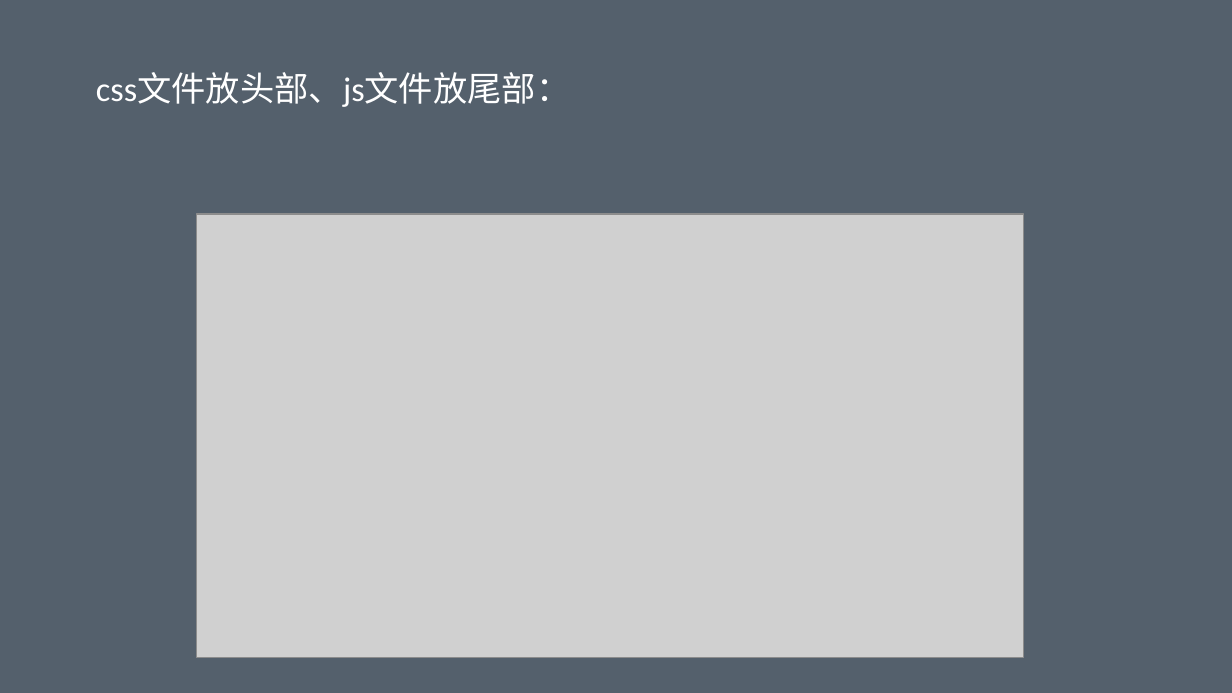
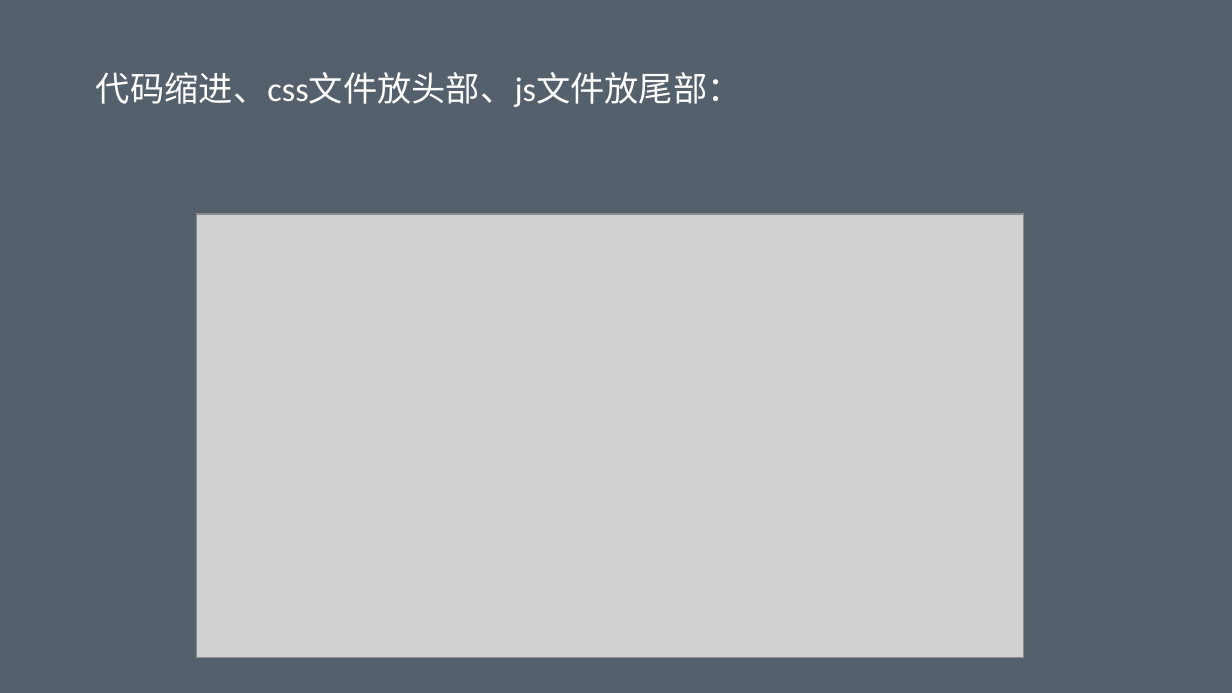
Before and after one commit to geekww/corlex, a slide deck: slide 7 of 前端开发规范.pptx. Drawn at 1232x693 pixels with LibreOffice and Linux fonts; fonts in the diff are those of the drawing; grey boxes stand for pictures. Boxes give left, top, right and bottom in pixels: in the first picture for what was removed or moved away, otherwise in the second. Text is boxed around its words. In the diff, an @@ line names an element or a change of style, - is before the commit and + after.

```diff
--- a/前端开发规范.pptx
+++ b/前端开发规范.pptx
@@ text at (96,72,742,107): text changed @@
-css文件放头部、js文件放尾部：
+代码缩进、css文件放头部、js文件放尾部：
```
Also in this commit, not shown: 13 other slides changed, 2 other files.
